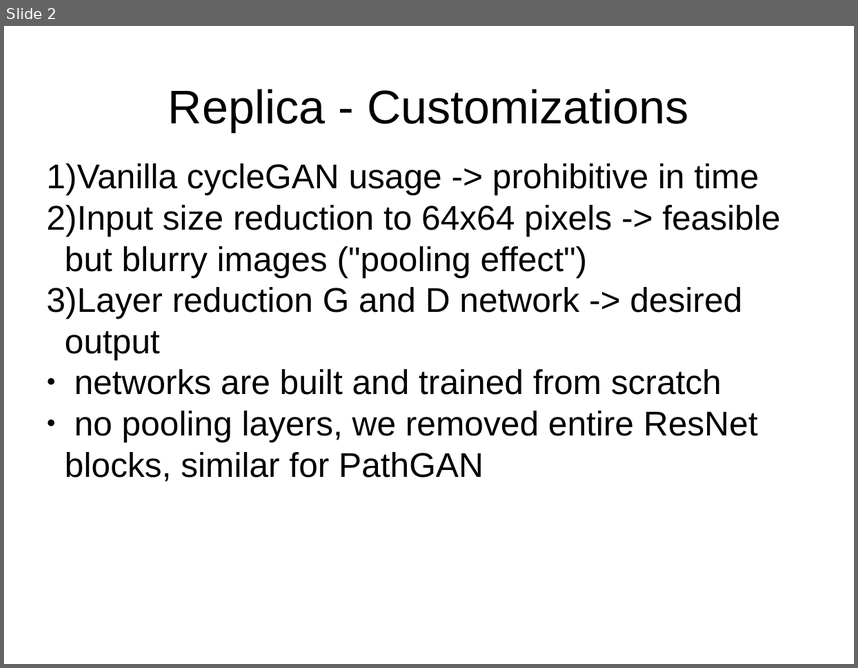
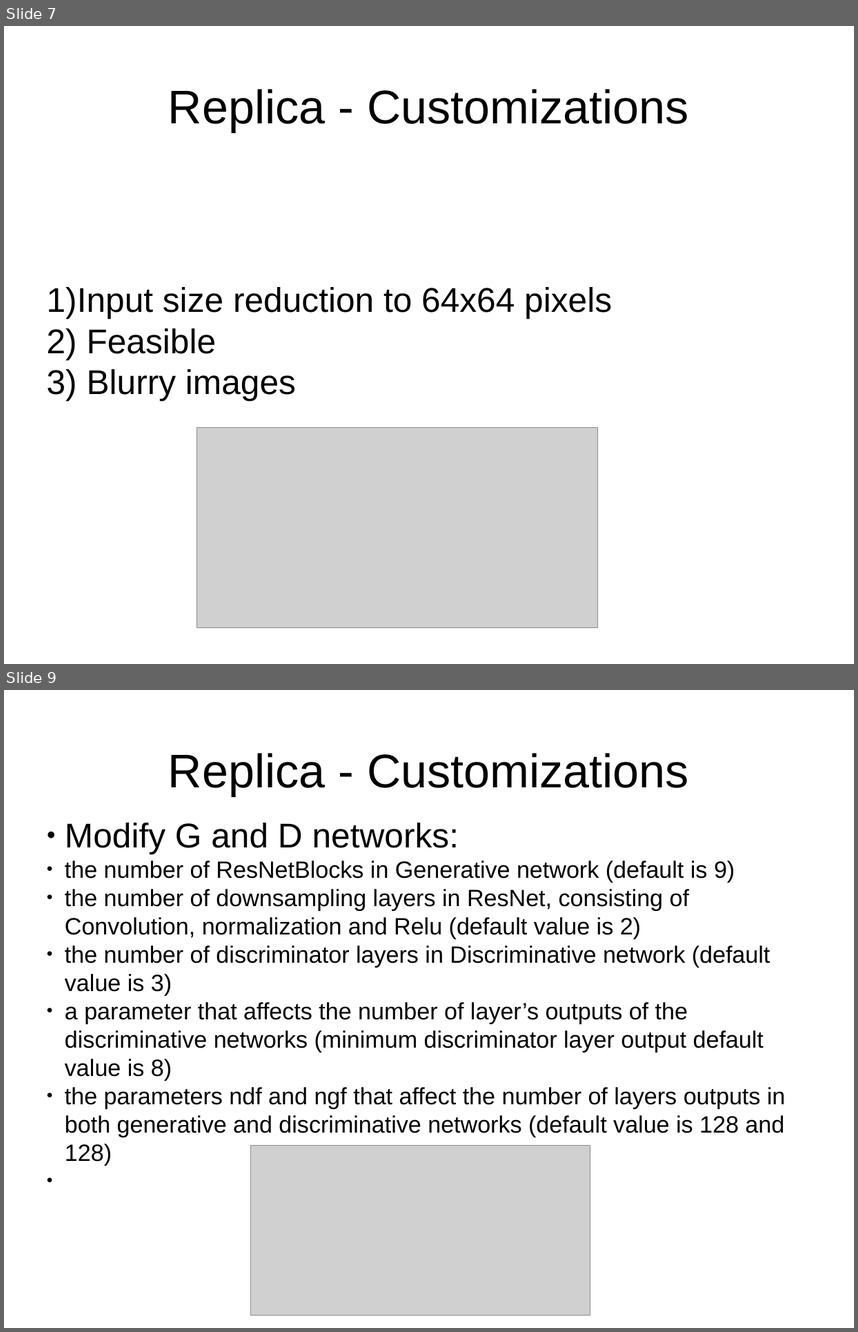
Before and after one commit to telecombcn-dl/2018-dlai-team3, a slide deck: dlai-misc/slidesReplica.pptx. Shown one above the other, each under a label of ours: slide 2 before the commit, slides 7 and 9 after it; the slides between them are not shown. The pictures are 858x668 and 858x1332 pixels, drawn with LibreOffice and Linux fonts; fonts in the diff are those of the drawing; grey boxes stand for pictures. Boxes give left, top, right and bottom in pixels: in the first picture for what was removed or moved away, otherwise in the second. Text is boxed around its words. In the diff, an @@ line names an element or a change of style, - is before the commit and + after.

```diff
--- a/dlai-misc/slidesReplica.pptx
+++ b/dlai-misc/slidesReplica.pptx
@@ slide 9 added at (4,690,854,1328), background #FFFFFF @@
@@ text added at (168,753,689,796), 44 pt, text #000000 @@
+Replica - Customizations
@@ text added at (65,822,786,1165), 22 pt, text #000000 @@
+● Modify G and D networks:
+● the number of ResNetBlocks in Generative network (default is 9)
+● the number of downsampling layers in ResNet, consisting of Convolution, normalization and Relu (default value is 2)
+● the number of discriminator layers in Discriminative network (default value is 3)
+● a parameter that affects the number of layer’s outputs of the discriminative networks (minimum discriminator layer output default value is 8)
+● the parameters ndf and ngf that affect the number of layers outputs in both generative and discriminative networks (default value is 128 and 128)
@@ picture added at (251,1145,590,1315) @@
@@ what was slide 2 is now slide 7 @@
@@ slide 7 changed as well @@
@@ text at (47,287,612,401): text changed @@
-1) Vanilla cycleGAN usage -> prohibitive in time
-2) Input size reduction to 64x64 pixels -> feasible but blurry images ("pooling effect")
-3) Layer reduction G and D network -> desired output
-● networks are built and trained from scratch
-● no pooling layers, we removed entire ResNet blocks, similar for PathGAN
+1) Input size reduction to 64x64 pixels
+2) Feasible
+3) Blurry images
@@ picture added at (197,427,598,628) @@
```
Also in this commit, not shown: 1 other slide changed, 7 other slides added, 15 other files.
